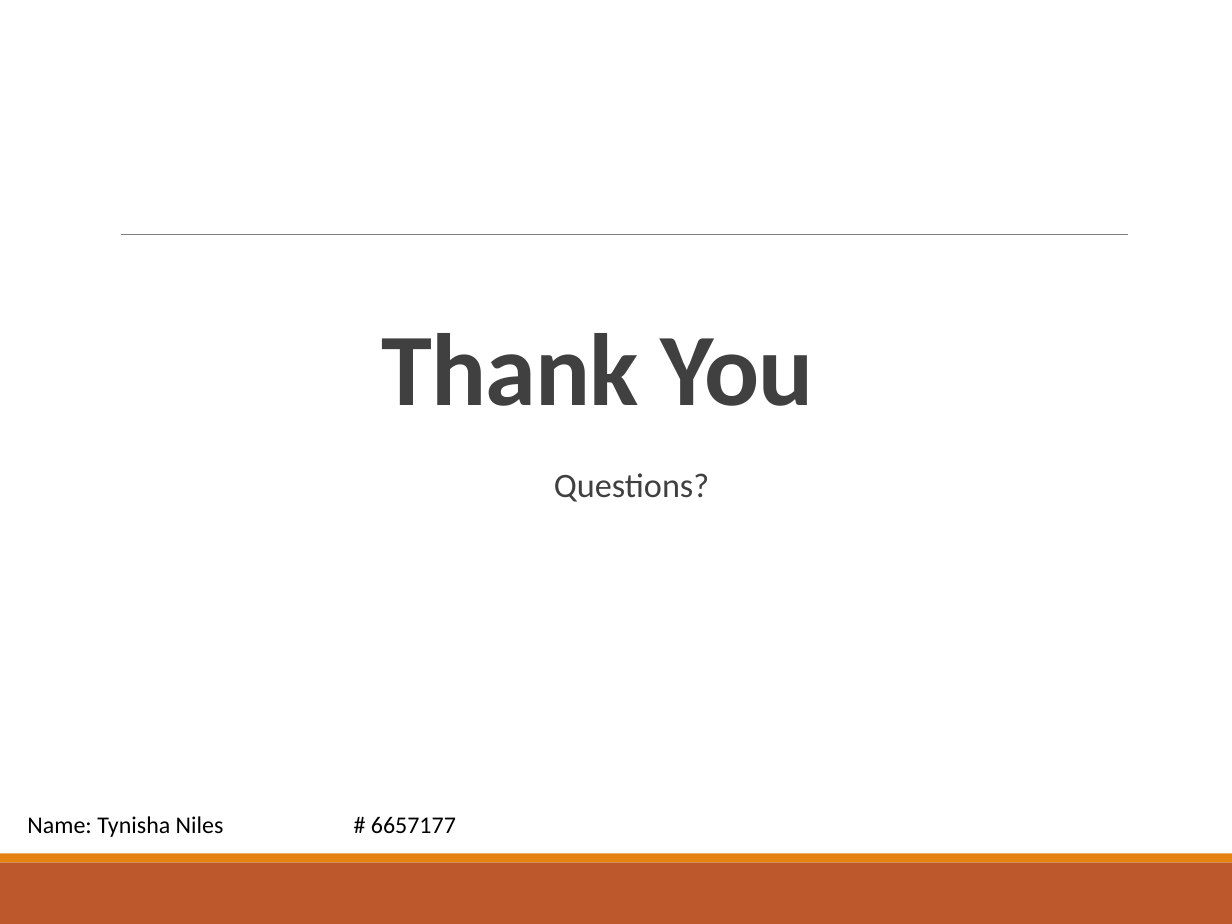
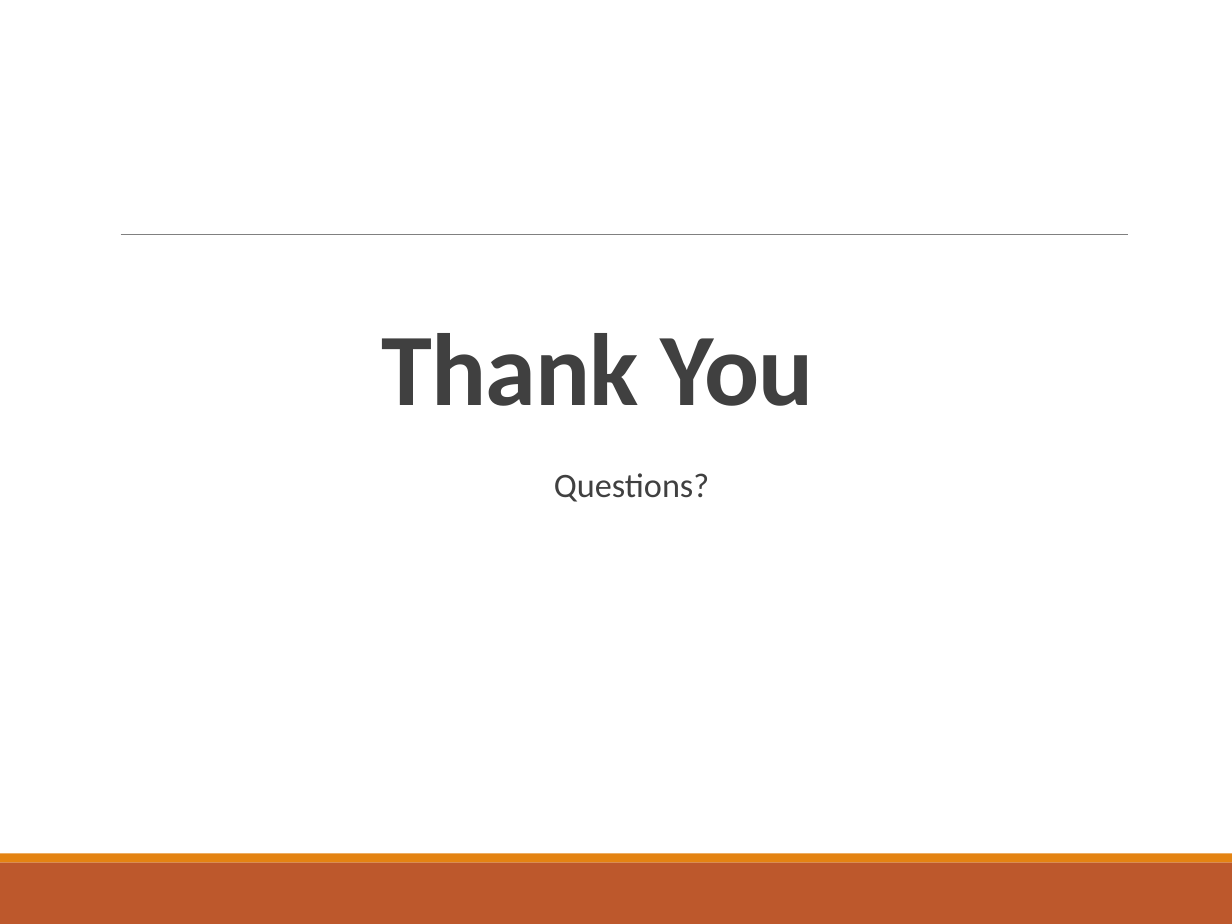
Before and after one commit to TynishaN/healthcare_cleaning_pipeline, a slide deck: slide 14 of presentation/healthcare_pipeline_presentation.pptx (slide 19 before the commit). Drawn at 1232x924 pixels with LibreOffice and Linux fonts; fonts in the diff are those of the drawing. Boxes give left, top, right and bottom in pixels: in the first picture for what was removed or moved away, otherwise in the second. Text is boxed around its words. In the diff, an @@ line names an element or a change of style, - is before the commit and + after.

```diff
--- a/presentation/healthcare_pipeline_presentation.pptx
+++ b/presentation/healthcare_pipeline_presentation.pptx
@@ text removed at box(27, 816, 456, 837) @@
-Name: Tynisha Niles # 6657177
```
Also in this commit, not shown: 11 other slides changed, 5 slides removed, 6 other files.
